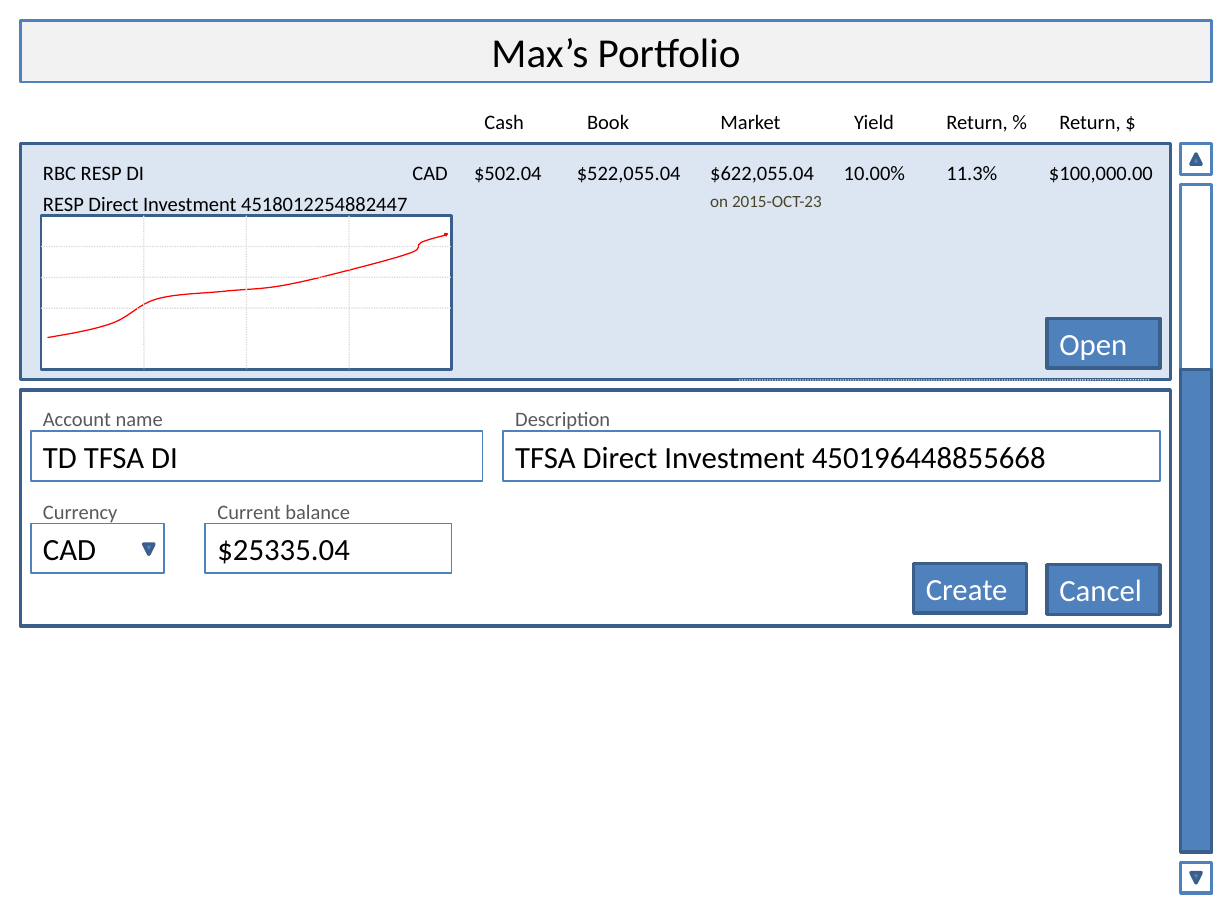
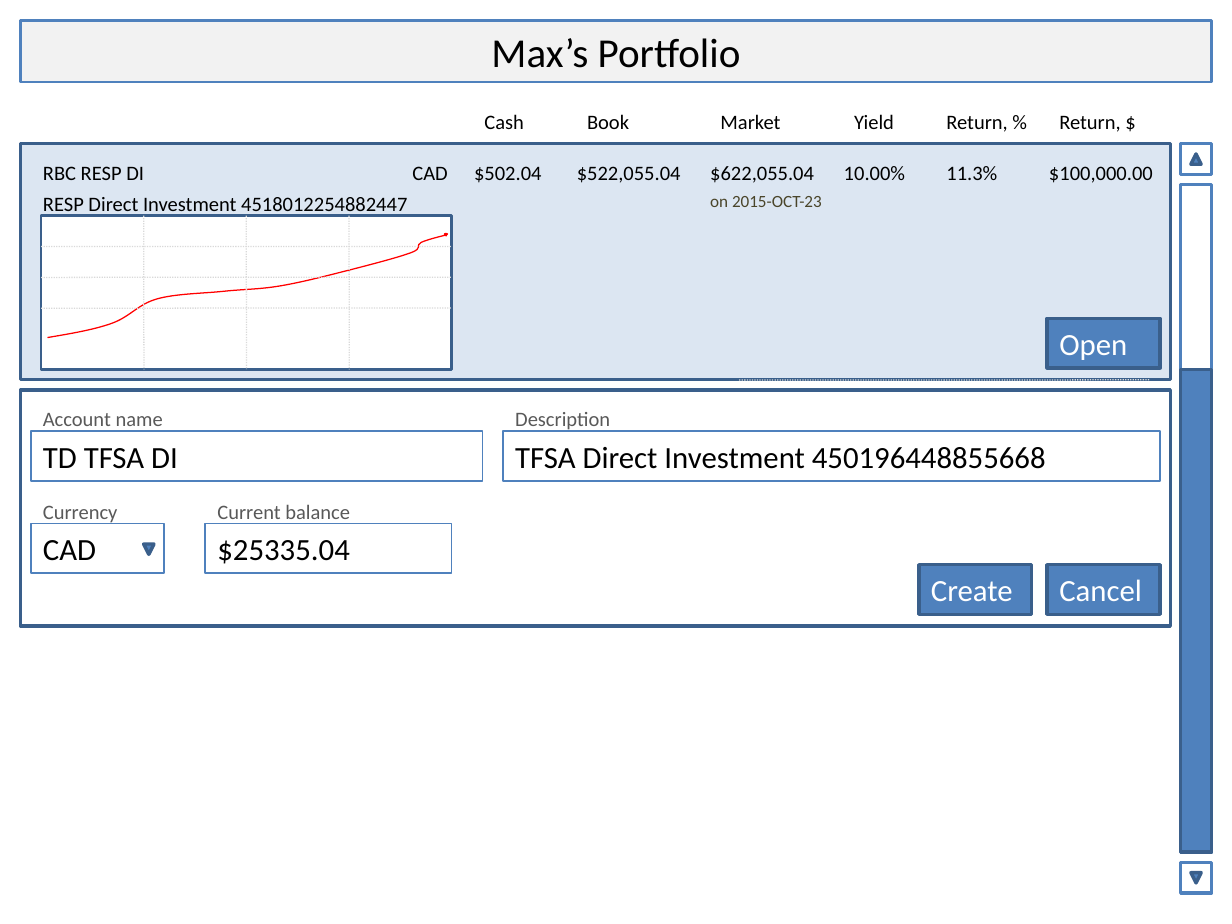
Before and after one commit to apkbox/ipm, a slide deck: slide 5 of IPM_Mockup.pptx. Drawn at 1232x924 pixels with LibreOffice and Linux fonts; fonts in the diff are those of the drawing. Boxes give left, top, right and bottom in pixels: in the first picture for what was removed or moved away, otherwise in the second. Text is boxed around its words. In the diff, an @@ line names an element or a change of style, - is before the commit and + after.

```diff
--- a/IPM_Mockup.pptx
+++ b/IPM_Mockup.pptx
@@ rectangle "Create" moved from (x1=914, y1=563, x2=1027, y2=612) to (x1=919, y1=564, x2=1032, y2=614) @@
```
Also in this commit, not shown: 1 other slide changed, 2 slides added.
